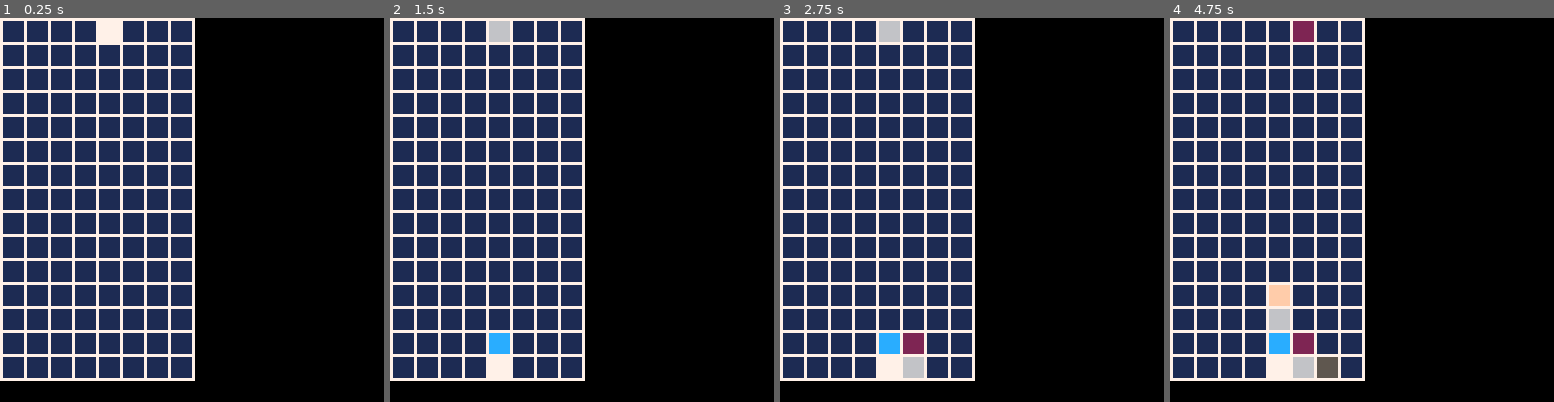
Above: before the commit, frames 1-4 (left to right).
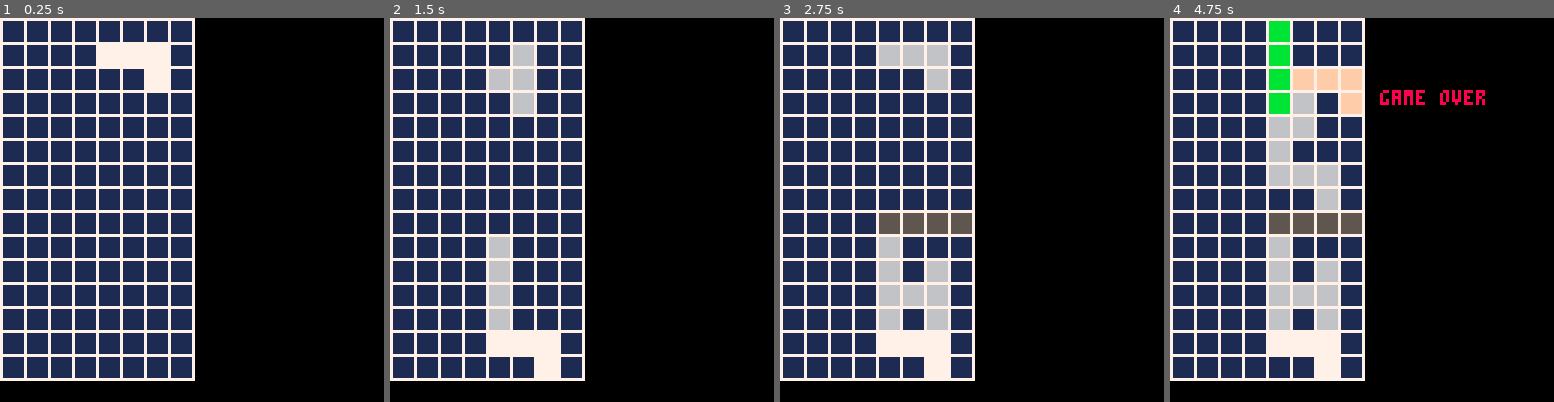
Above: after the commit, the same moments.

Repository: andrewedstrom/tetris-pico-8
Game: PICO-8 cartridge tetris.p8
Same seed, same stepped clock (60 frames per second), same inputs: the game is played once before the commit and once after it.
Inputs:
- Up to frame 1 (0.25 s): no input
- Up to frame 2 (1.5 s): tap X (X key) at 0.33, 1.07 s; tap O (Z key) at 0.7 s
- Up to frame 3 (2.75 s): hold Right 1.6-2.1 s; tap O (Z key) at 1.7, 2.1, 2.5 s; tap X (X key) at 1.85 s; hold Up 2.15-2.42 s; hold Right from 2.47 s (still down)
- Up to frame 4 (4.75 s): tap O (Z key) every 0.4 s from 2.9 to 4.5 s; tap X (X key) at 2.97, 4.08 s; release Right at 3.03 s; hold Left 3.08-3.58 s; hold Down 3.63-3.97 s; hold Right 4.02-4.68 s; hold Up from 4.73 s (still down)

The runs differ from the first frame. In frame 1, 1.5% of the frame differs, in the area x 25-44%, y 0-19%; in frame 2, 4.2%; in frame 3, 6.9%; in frame 4, 11%, in the area x 25-83%, y 0-94%.

Commit message:
Tetrinos exist and can rotate

Diff:
--- a/tetris.p8
+++ b/tetris.p8
@@ -1,7 +1,7 @@
 pico-8 cartridge // http://www.pico-8.com
 version 18
 __lua__
-local current_block
+local current_piece
 local frame
 local gravity
 local blk_size=8
@@ -9,9 +9,193 @@
 local right_edge
 local blocks
 local game_over
+local tetrinos = {
+ { -- i type
+  {
+   {1, 1, 1, 1},
+   {0, 0, 0, 0},
+   {0, 0, 0, 0},
+   {0, 0, 0, 0}
+  },
+  {
+   {1, 0, 0, 0},
+   {1, 0, 0, 0},
+   {1, 0, 0, 0},
+   {1, 0, 0, 0}
+  },
+  {
+   {1, 1, 1, 1},
+   {0, 0, 0, 0},
+   {0, 0, 0, 0},
+   {0, 0, 0, 0}
+  },
+  {
+   {1, 0, 0, 0},
+   {1, 0, 0, 0},
+   {1, 0, 0, 0},
+   {1, 0, 0, 0}
+  }
+ },
+ { -- o type
+  {
+   {0, 1, 1, 0},
+   {0, 1, 1, 0},
+   {0, 0, 0, 0},
+   {0, 0, 0, 0}
+  },
+  {
+   {0, 1, 1, 0},
+   {0, 1, 1, 0},
+   {0, 0, 0, 0},
+   {0, 0, 0, 0}
+  },
+  {
+   {0, 1, 1, 0},
+   {0, 1, 1, 0},
+   {0, 0, 0, 0},
+   {0, 0, 0, 0}
+  },
+  {
+   {0, 1, 1, 0},
+   {0, 1, 1, 0},
+   {0, 0, 0, 0},
+   {0, 0, 0, 0}
+  }
+ },
+ { -- j type
+  {
+   {0, 0, 1, 0},
+   {0, 0, 1, 0},
+   {0, 1, 1, 0},
+   {0, 0, 0, 0}
+  },
+  {
+   {0, 1, 0, 0},
+   {0, 1, 1, 1},
+   {0, 0, 0, 0},
+   {0, 0, 0, 0}
+  },
+  {
+   {0, 1, 1, 0},
+   {0, 1, 0, 0},
+   {0, 1, 0, 0},
+   {0, 0, 0, 0}
+  },
+  {
+   {0, 1, 1, 1},
+   {0, 0, 0, 1},
+   {0, 0, 0, 0},
+   {0, 0, 0, 0}
+  }
+ },
+ { -- l type
+  {
+   {0, 1, 0, 0},
+   {0, 1, 0, 0},
+   {0, 1, 1, 0},
+   {0, 0, 0, 0}
+  },
+  {
+   {0, 1, 1, 1},
+   {0, 1, 0, 0},
+   {0, 0, 0, 0},
+   {0, 0, 0, 0}
+  },
+  {
+   {0, 1, 1, 0},
+   {0, 0, 1, 0},
+   {0, 0, 1, 0},
+   {0, 0, 0, 0}
+  },
+  {
+   {0, 0, 0, 1},
+   {0, 1, 1, 1},
+   {0, 0, 0, 0},
+   {0, 0, 0, 0}
+  }
+ },
+ { -- s type
+  {
+   {0, 0, 1, 1},
+   {0, 1, 1, 0},
+   {0, 0, 0, 0},
+   {0, 0, 0, 0}
+  },
+  {
+   {0, 1, 0, 0},
+   {0, 1, 1, 0},
+   {0, 0, 1, 0},
+   {0, 0, 0, 0}
+  },
+  {
+   {0, 0, 1, 1},
+   {0, 1, 1, 0},
+   {0, 0, 0, 0},
+   {0, 0, 0, 0}
+  },
+  {
+   {0, 1, 0, 0},
+   {0, 1, 1, 0},
+   {0, 0, 1, 0},
+   {0, 0, 0, 0}
+  }
+ },
+ { -- z type
+  {
+   {0, 1, 1, 0},
+   {0, 0, 1, 1},
+   {0, 0, 0, 0},
+   {0, 0, 0, 0}
+  },
+  {
+   {0, 0, 1, 0},
+   {0, 1, 1, 0},
+   {0, 1, 0, 0},
+   {0, 0, 0, 0}
+  },
+  {
+   {0, 1, 1, 0},
+   {0, 0, 1, 1},
+   {0, 0, 0, 0},
+   {0, 0, 0, 0}
+  },
+  {
+   {0, 0, 1, 0},
+   {0, 1, 1, 0},
+   {0, 1, 0, 0},
+   {0, 0, 0, 0}
+  }
+ },
+ { -- t type
+  {
+   {0, 0, 1, 0},
+   {0, 1, 1, 1},
+   {0, 0, 0, 0},
+   {0, 0, 0, 0}
+  },
+  {
+   {0, 0, 1, 0},
+   {0, 0, 1, 1},
+   {0, 0, 1, 0},
+   {0, 0, 0, 0}
+  },
+  {
+   {0, 1, 1, 1},
+   {0, 0, 1, 0},
+   {0, 0, 0, 0},
+   {0, 0, 0, 0}
+  },
+  {
+   {0, 0, 1, 0},
+   {0, 1, 1, 0},
+   {0, 0, 1, 0},
+   {0, 0, 0, 0}
+  }
+ }
+}
 
 function _init()
- current_block=new_block()
+ current_piece=new_piece()
 
  frame=0
  gravity=20
@@ -31,7 +215,7 @@
 function _draw()
  cls()
  map(0,0,0,0,128,128)
- draw_block(current_block)
+ draw_piece(current_piece)
  foreach(blocks, draw_block)
  if (game_over) then
   print("game over", 70, 24, 8)
@@ -40,28 +224,35 @@
 
 function tick()
  frame+=1
-
  if (frame % gravity == 0) then
-  if (hit_bottom(current_block)) then
-   add(blocks, current_block)
-   current_block=new_block()
-   if (hit_bottom(current_block)) game_over=true
+  if (hit_bottom(current_piece)) then
+   save_piece(current_piece)
+   current_piece=new_piece()
+   if (hit_bottom(current_piece)) game_over=true
   else
-   fall(current_block)
+   fall(current_piece)
   end
  end
 end
 
 function handle_input()
- if (btnp(0) and can_move_left(current_block)) then
-  current_block.x -= blk_size -- left
- elseif (btnp(1) and can_move_right(current_block)) then
-  current_block.x+=blk_size -- right
+ if (btnp(0) and can_move_left(current_piece)) then
+  current_piece.x -= blk_size -- left
+ elseif (btnp(1) and can_move_right(current_piece)) then
+  current_piece.x+=blk_size -- right
+ elseif (btnp(2)) then
+  current_piece=rotate(current_piece)
  elseif (btn(3)) then
-  fall(current_block)
+  fall(current_piece)
  elseif (btn(4) or btn(5)) then
-  hard_drop(current_block)
- end
+  hard_drop(current_piece)
+ end
+end
+
+function rotate(piece)
+ piece.rotation+=1
+ if (piece.rotation > 4) piece.rotation = 1
+ return piece
 end
 
 function fall(block)
@@ -76,40 +267,95 @@
  until hit_bottom(block)
 end
 
-function hit_bottom(block)
- local min_y=bottom
- for b in all(blocks) do
-  if (b.x == block.x) min_y=min(min_y, b.y)
- end
- return block.y == min_y-blk_size
-end
-
-function can_move_right(block)
- if (block.x < right_edge) then
-  for b in all(blocks) do
-   if (b.y == block.y and b.x == block.x+blk_size) return false
-  end
-  return true
+function save_piece(piece)
+ for row=1,4 do
+  for col=1,4 do
+   if (tetrinos[piece.type][piece.rotation][row][col] == 1) then
+    local player_block = {x=piece.x + ((row-1)*blk_size), y=piece.y + ((col-1)*blk_size), color=piece.color}
+    add(blocks, player_block)
+   end
+  end
+ end
+end
+
+-- function hit_bottom(block)
+--  local min_y=bottom
+--  for b in all(blocks) do
+--   if (b.x == block.x) min_y=min(min_y, b.y)
+--  end
+--  return block.y == min_y-blk_size
+-- end
+
+function hit_bottom(piece)
+ for row=1,4 do
+  for col=1,4 do
+   if (tetrinos[piece.type][piece.rotation][row][col] == 1) then
+    local player_block = {x=piece.x + ((row-1)*blk_size), y=piece.y + ((col-1)*blk_size)}
+    local min_y=bottom
+    for b in all(blocks) do
+     if (b.x == player_block.x) min_y=min(min_y, b.y)
+    end
+    if (player_block.y == min_y-blk_size) return true
+   end
+  end
  end
  return false
 end
 
-function can_move_left(block)
- if (block.x > 0) then
-  for b in all(blocks) do
-   if (b.y == block.y and b.x == block.x-blk_size) return false
-  end
-  return true
- end
- return false
-end
+function can_move_right(piece)
+ for row=1,4 do
+  for col=1,4 do
+   if (tetrinos[piece.type][piece.rotation][row][col] == 1) then
+    local player_block = {x=piece.x + ((row-1)*blk_size), y=piece.y + ((col-1)*blk_size)}
+    if (player_block.x < right_edge) then
+     for b in all(blocks) do
+      if (b.y == player_block.y and b.x == player_block.x+blk_size) return false
+     end
+    else
+     return false
+    end
+   end
+  end
+ end
+ return true
+end
+
+
+function can_move_left(piece)
+ for row=1,4 do
+  for col=1,4 do
+   if (tetrinos[piece.type][piece.rotation][row][col] == 1) then
+    local player_block = {x=piece.x + ((row-1)*blk_size), y=piece.y + ((col-1)*blk_size)}
+    if (player_block.x > 0) then
+     for b in all(blocks) do
+      if (b.y == player_block.y and b.x == player_block.x-blk_size) return false
+     end
+    else
+     return false
+    end
+   end
+  end
+ end
+ return true
+end
+
+function draw_piece(piece)
+ for row=1,4 do
+  for col=1,4 do
+   if (tetrinos[piece.type][piece.rotation][row][col] == 1) then
+    draw_block({x=piece.x + ((row-1)*blk_size), y=piece.y + ((col-1)*blk_size), color=piece.color})
+   end
+  end
+ end
+end
+
 
 function draw_block(block)
  rectfill(block.x+1, block.y+1, block.x+blk_size-1, block.y+blk_size-1, block.color)
 end
 
-function new_block()
- return {x=32, y=0, color=rnd(14)+2} -- no black or dark blue blocks
+function new_piece()
+ return {x=32, y=0, color=rnd(14)+2, type=flr(rnd(7))+1, rotation=1} -- no black or dark blue blocks
 end
 
 __gfx__
